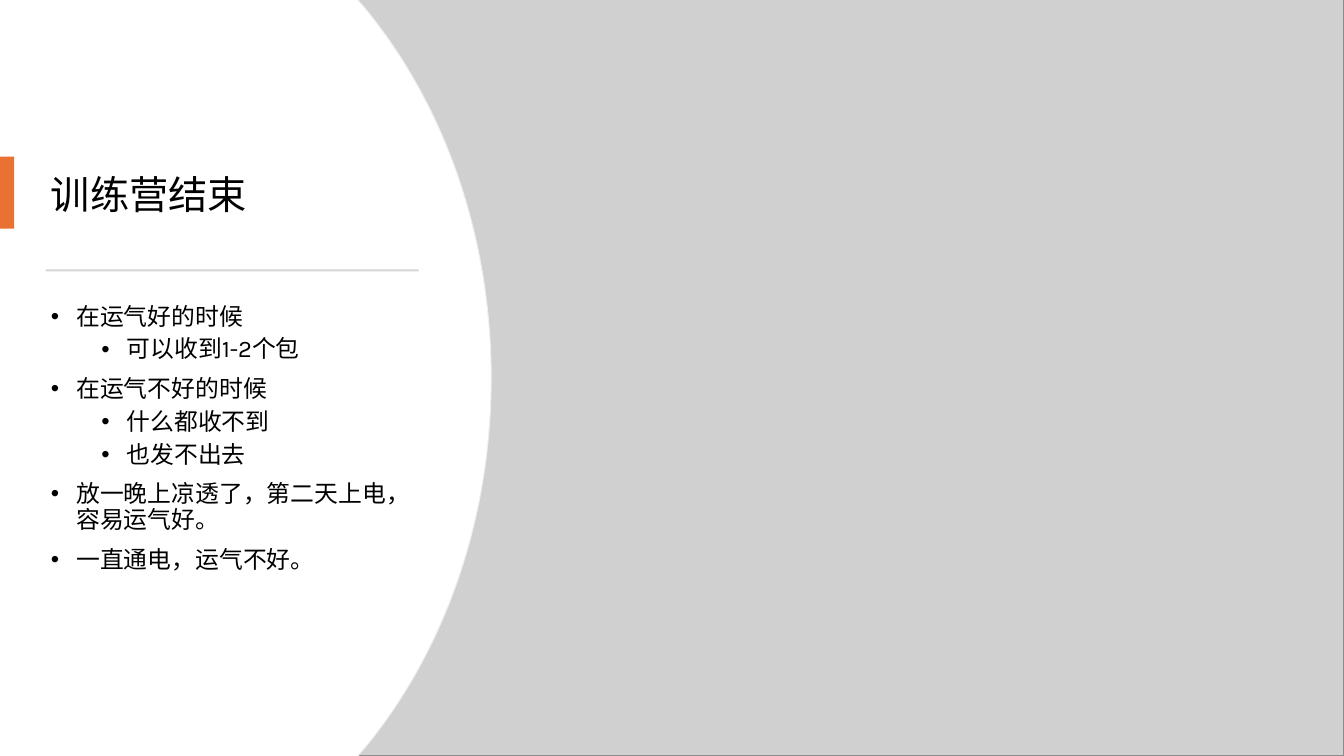
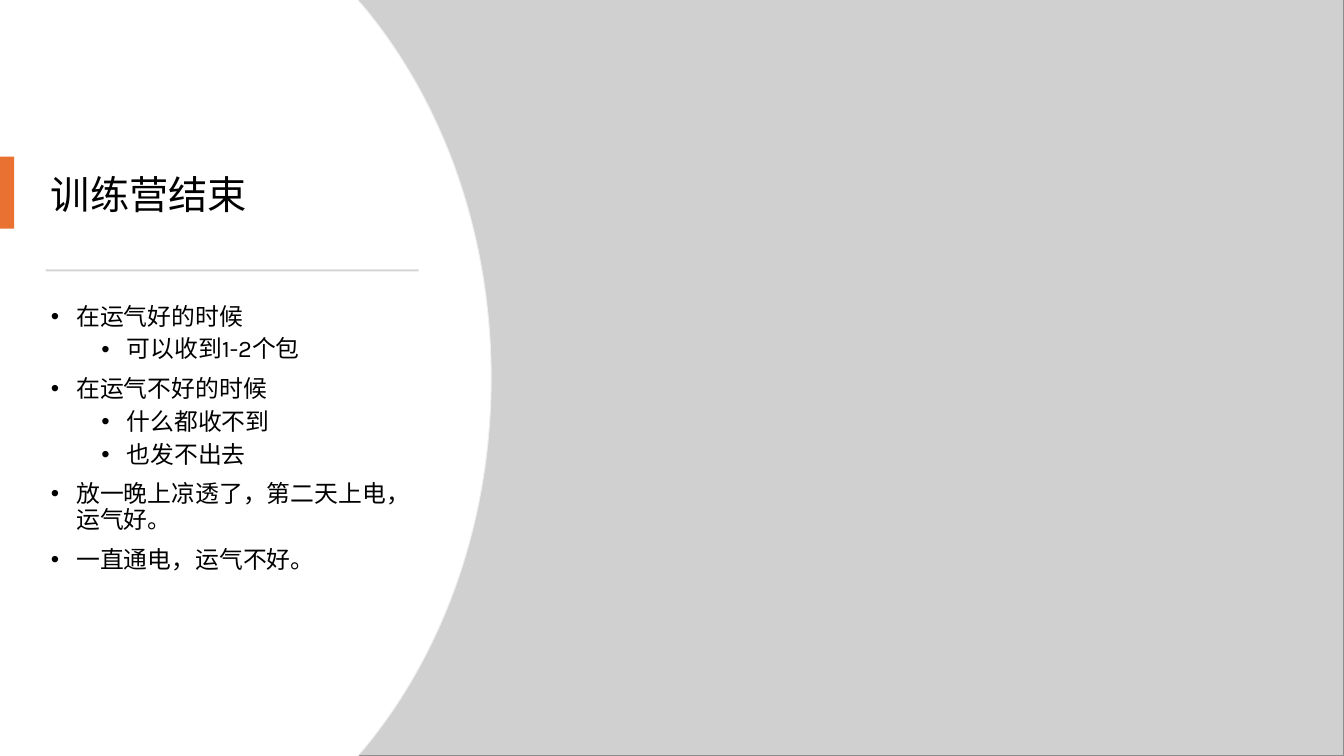
Before and after one commit to adamanteye/arceos-mingyang, a slide deck: slide 16 of 网卡驱动.pptx. Drawn at 1344x756 pixels with LibreOffice and Linux fonts; fonts in the diff are those of the drawing; grey boxes stand for pictures. Boxes give left, top, right and bottom in pixels: in the first picture for what was removed or moved away, otherwise in the second. Text is boxed around its words. In the diff, an @@ line names an element or a change of style, - is before the commit and + after.

```diff
--- a/网卡驱动.pptx
+++ b/网卡驱动.pptx
@@ text at [76,482,410,530]: text changed @@
-• 放一晚上凉透了，第二天上电，容易运气好。
+• 放一晚上凉透了，第二天上电，运气好。
```
Also in this commit, not shown: 7 other slides changed.
